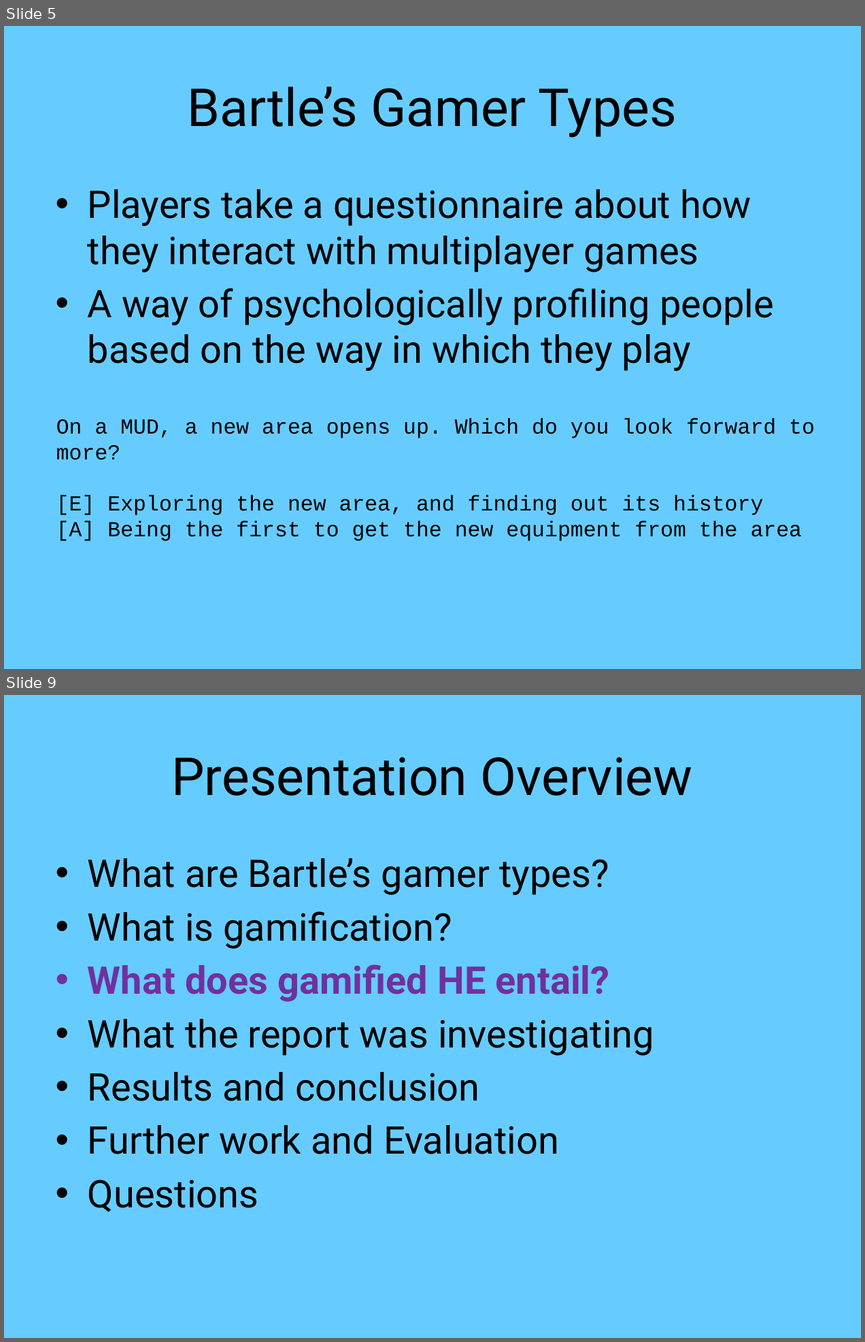
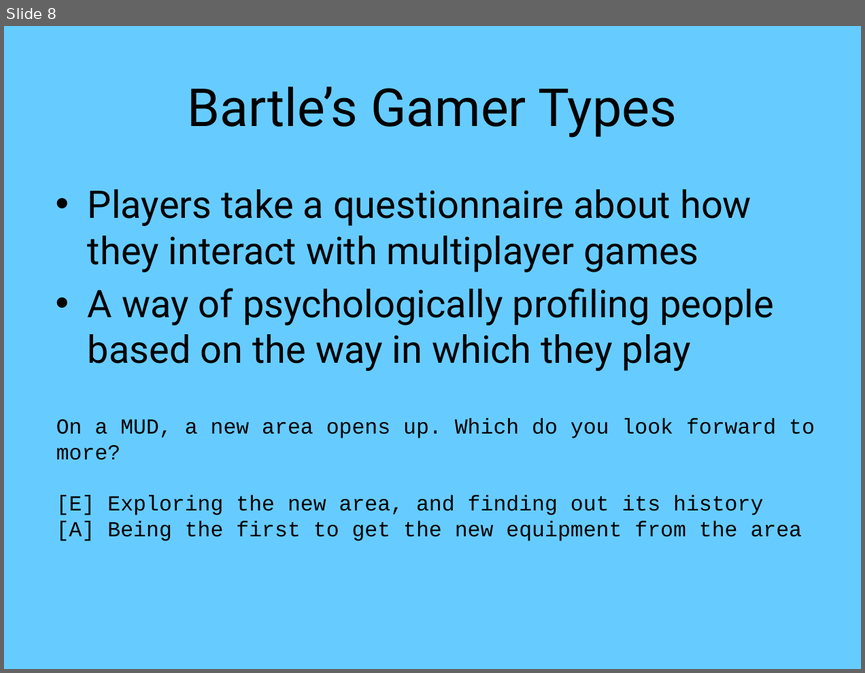
Before and after one commit to mcnutty26/dissertation, a slide deck: docs/presentation/master.pptx. Shown one above the other, each under a label of ours: slides 5 and 9 before the commit, slide 8 after it; the slides between them are not shown. The pictures are 865x1342 and 865x673 pixels, drawn with LibreOffice and Linux fonts; fonts in the diff are those of the drawing. Boxes give left, top, right and bottom in pixels: in the first picture for what was removed or moved away, otherwise in the second. Text is boxed around its words. In the diff, an @@ line names an element or a change of style, - is before the commit and + after.

```diff
--- a/docs/presentation/master.pptx
+++ b/docs/presentation/master.pptx
@@ slide 9 removed at (4,695,861,1338), background #66CCFF @@
@@ title removed at (171,757,693,796) @@
-Presentation Overview
@@ text removed at (88,858,654,1212) @@
-• What are Bartle’s gamer types?
-• What is gamification?
-• What does gamified HE entail?
-• What the report was investigating
-• Results and conclusion
-• Further work and Evaluation
-• Questions
@@ what was slide 5 is now slide 8 @@
```
Also in this commit, not shown: 7 slides changed, 3 slides added, 3 other slides removed, 19 other files.
